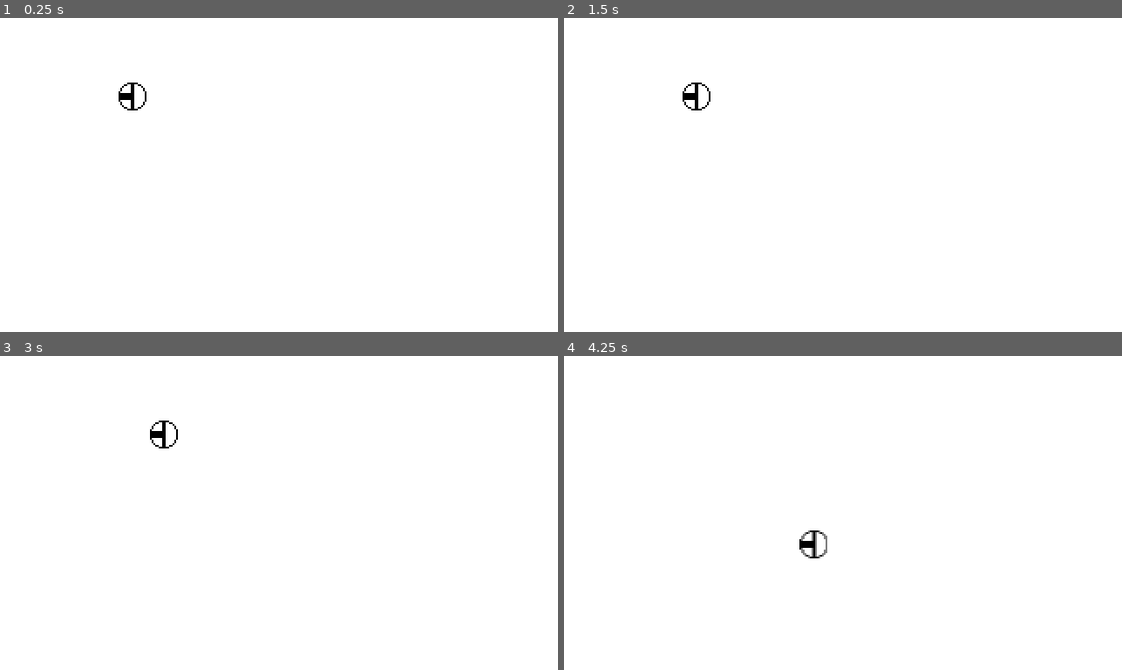
Above: before the commit, frames 1-4 (two rows, left to right).
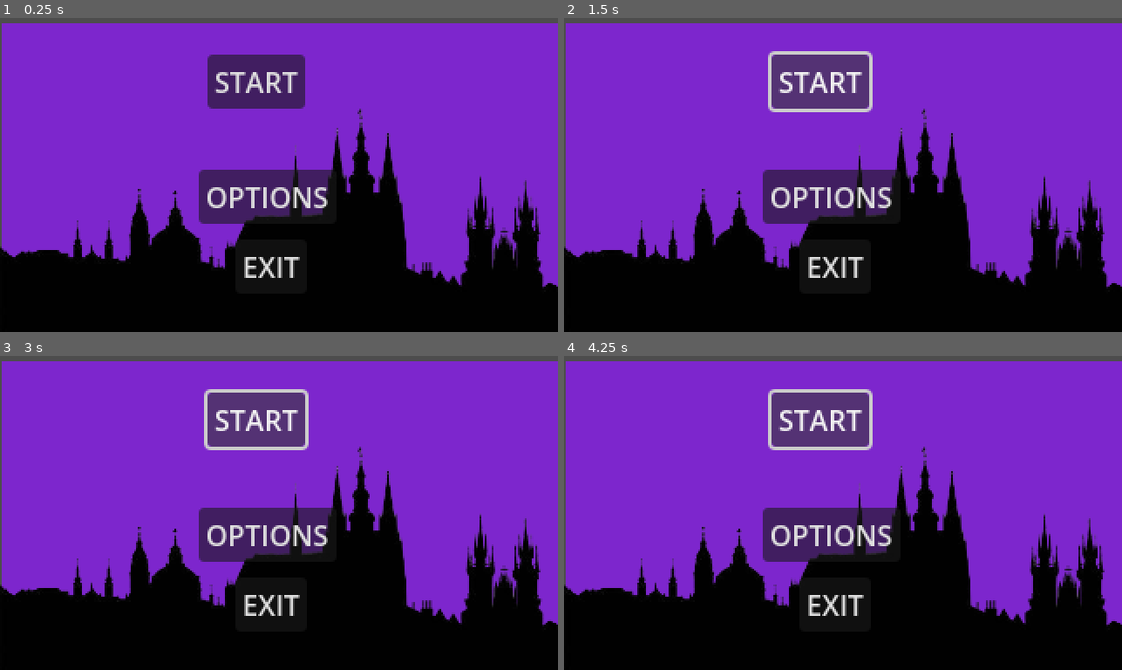
Above: after the commit, the same moments.

Repository: jarinjuan/ZizkovskaLajna
Game: Godot game, scene res://control.tscn
The game is run twice, just before and just after one commit, with the same random seed, the same clock (stepped at 60 frames per second) and the same inputs. Before the commit the project starts from res://room.tscn.
Inputs (mouse positions are in pixels of both pictures, inside the frame that each line leads up to):
- Up to frame 1 (0.25 s): no input
- Up to frame 2 (1.5 s): click (831, 196) at 0.5 s, where only the run after the commit has a clickable "OPTIONS"; click (820, 80) at 1.25 s, where only the run after the commit has a clickable "START"
- Up to frame 3 (3 s): click (256, 418) at 2 s, where only the run after the commit has a clickable "START"; tap Enter at 2.75 s; hold D (move_right) from 2.78 s (still down)
- Up to frame 4 (4.25 s): release D (move_right) at 3.53 s; hold S (move_down) from 3.53 s (still down)

The runs differ from the first frame. In frame 1, 100% of the frame differs, in the area x 0-100%, y 0-100%; in frame 2, 100%; in frame 3, 100%; in frame 4, 100%.

Commit message:
started starting menu

Diff:
--- /dev/null
+++ b/zizkovskalajna/control.tscn
@@ -0,0 +1,267 @@
+[gd_scene load_steps=53 format=3 uid="uid://cnhomkg2adfxi"]
+
+[ext_resource type="Texture2D" uid="uid://tm1ev5twn6yp" path="res://Assets/pragueSilhouette.png" id="1_0fbet"]
+[ext_resource type="Texture2D" uid="uid://d18vmhhyyfatc" path="res://Assets/Gradient background/gradient1.png" id="2_udbhq"]
+[ext_resource type="Texture2D" uid="uid://cku0oe4h4y1l0" path="res://Assets/Gradient background/gradient2.png" id="3_cgtu8"]
+[ext_resource type="Texture2D" uid="uid://u0v3fvh6vdgc" path="res://Assets/Gradient background/gradient3.png" id="4_8j0qy"]
+[ext_resource type="Texture2D" uid="uid://d4dneors2126m" path="res://Assets/Gradient background/gradient4.png" id="5_tedhf"]
+[ext_resource type="Texture2D" uid="uid://6m87h8i2ldei" path="res://Assets/Gradient background/gradient5.png" id="6_b6gc8"]
+[ext_resource type="Texture2D" uid="uid://01ifoiuryhqy" path="res://Assets/Gradient background/gradient6.png" id="7_amqs4"]
+[ext_resource type="Texture2D" uid="uid://dicjd73v6v4ne" path="res://Assets/Gradient background/gradient7.png" id="8_fegdf"]
+[ext_resource type="Texture2D" uid="uid://ifn3mqy317i5" path="res://Assets/Gradient background/gradient8.png" id="9_txpyq"]
+[ext_resource type="Texture2D" uid="uid://qqse2dedte55" path="res://Assets/Gradient background/gradient9.png" id="10_hvv3a"]
+[ext_resource type="Texture2D" uid="uid://bw82qjrkl3vte" path="res://Assets/Gradient background/gradient10.png" id="11_o4pox"]
+[ext_resource type="Texture2D" uid="uid://c5ye5vr0w61qg" path="res://Assets/Gradient background/gradient11.png" id="12_40q3o"]
+[ext_resource type="Texture2D" uid="uid://cq3kum1mnpyvh" path="res://Assets/Gradient background/gradient12.png" id="13_imgy0"]
+[ext_resource type="Texture2D" uid="uid://d05yhgr4jkn8y" path="res://Assets/Gradient background/gradient13.png" id="14_t5h34"]
+[ext_resource type="Texture2D" uid="uid://b8tfhh17i7djr" path="res://Assets/Gradient background/gradient14.png" id="15_lme8m"]
+[ext_resource type="Texture2D" uid="uid://dqiy3nlm0tgvx" path="res://Assets/Gradient background/gradient15.png" id="16_368e6"]
+[ext_resource type="Texture2D" uid="uid://ctbrg576pk62t" path="res://Assets/Gradient background/gradient16.png" id="17_f3g82"]
+[ext_resource type="Texture2D" uid="uid://bo20xkvsnmmck" path="res://Assets/Gradient background/gradient17.png" id="18_jl2n8"]
+[ext_resource type="Texture2D" uid="uid://bvjavmtklkeo" path="res://Assets/Gradient background/gradient18.png" id="19_ei7ay"]
+[ext_resource type="Texture2D" uid="uid://c121yug1cjach" path="res://Assets/Gradient background/gradient19.png" id="20_1tsie"]
+[ext_resource type="Texture2D" uid="uid://yxq32w52akwj" path="res://Assets/Gradient background/gradient20.png" id="21_tnoo1"]
+[ext_resource type="Texture2D" uid="uid://py5tveqfqq2c" path="res://Assets/Gradient background/gradient21.png" id="22_dxfpq"]
+[ext_resource type="Texture2D" uid="uid://dlrcfm7rpb8lh" path="res://Assets/Gradient background/gradient22.png" id="23_mj6vr"]
+[ext_resource type="Texture2D" uid="uid://bkijkn2ci3jeq" path="res://Assets/Gradient background/gradient23.png" id="24_ht2o7"]
+[ext_resource type="Texture2D" uid="uid://cbsfosrggxvgm" path="res://Assets/Gradient background/gradient24.png" id="25_t58nx"]
+[ext_resource type="Texture2D" uid="uid://dxgacvn4n6uey" path="res://Assets/Gradient background/gradient25.png" id="26_rjy8b"]
+[ext_resource type="Texture2D" uid="uid://cmd0eu3x1onep" path="res://Assets/Gradient background/gradient26.png" id="27_ojvp0"]
+[ext_resource type="Texture2D" uid="uid://k1y0bah8gfie" path="res://Assets/Gradient background/gradient27.png" id="28_cl67r"]
+[ext_resource type="Texture2D" uid="uid://ca5bksclajoab" path="res://Assets/Gradient background/gradient28.png" id="29_eo28v"]
+[ext_resource type="Texture2D" uid="uid://b0pkt4q27gce0" path="res://Assets/Gradient background/gradient29.png" id="30_0vtpd"]
+[ext_resource type="Texture2D" uid="uid://ddsty5m01udak" path="res://Assets/Gradient background/gradient30.png" id="31_4i8g1"]
+[ext_resource type="Texture2D" uid="uid://bhphe6ppx0rye" path="res://Assets/Gradient background/gradient31.png" id="32_xesbv"]
+[ext_resource type="Texture2D" uid="uid://cyh8ho1yjwj8j" path="res://Assets/Gradient background/gradient32.png" id="33_a4w23"]
+[ext_resource type="Texture2D" uid="uid://bsf024kf2pytu" path="res://Assets/Gradient background/gradient33.png" id="34_f221p"]
+[ext_resource type="Texture2D" uid="uid://1vy0ljauidtm" path="res://Assets/Gradient background/gradient34.png" id="35_p5674"]
+[ext_resource type="Texture2D" uid="uid://djwafget68vb8" path="res://Assets/Gradient background/gradient35.png" id="36_ha77m"]
+[ext_resource type="Texture2D" uid="uid://bmghjmx2elik4" path="res://Assets/Gradient background/gradient36.png" id="37_vd3g1"]
+[ext_resource type="Texture2D" uid="uid://dm247r8elyl6o" path="res://Assets/Gradient background/gradient37.png" id="38_vixuq"]
+[ext_resource type="Texture2D" uid="uid://gsdgxbb8vlg7" path="res://Assets/Gradient background/gradient38.png" id="39_2l1nv"]
+[ext_resource type="Texture2D" uid="uid://bupn7bllrwwhx" path="res://Assets/Gradient background/gradient39.png" id="40_iirst"]
+[ext_resource type="Texture2D" uid="uid://c5of42d1tlny6" path="res://Assets/Gradient background/gradient41.png" id="41_fu7xo"]
+[ext_resource type="Texture2D" uid="uid://buo1padd5bmk2" path="res://Assets/Gradient background/gradient40.png" id="42_gdml8"]
+[ext_resource type="Texture2D" uid="uid://d4nphx2q51o8j" path="res://Assets/Gradient background/gradient42.png" id="43_qlo5d"]
+[ext_resource type="Texture2D" uid="uid://d0egb2cbc4wjn" path="res://Assets/Gradient background/gradient43.png" id="44_7jgri"]
+[ext_resource type="Texture2D" uid="uid://b17nkfep1c84r" path="res://Assets/Gradient background/gradient44.png" id="45_d8apq"]
+[ext_resource type="Texture2D" uid="uid://bpu6ly2c1abuk" path="res://Assets/Gradient background/gradient45.png" id="46_8rxc3"]
+[ext_resource type="Texture2D" uid="uid://dmmjqkyislonl" path="res://Assets/Gradient background/gradient46.png" id="47_aq55q"]
+[ext_resource type="Texture2D" uid="uid://5etpinmixerm" path="res://Assets/Gradient background/gradient47.png" id="48_p2shu"]
+[ext_resource type="Texture2D" uid="uid://ciwgj7nuhl8m5" path="res://Assets/Gradient background/gradient48.png" id="49_spnvb"]
+[ext_resource type="Texture2D" uid="uid://bvq3xqy3cg245" path="res://Assets/Gradient background/gradient49.png" id="50_fei02"]
+[ext_resource type="Texture2D" uid="uid://y0xwkr5eoyl8" path="res://Assets/Gradient background/gradient50.png" id="51_0mupu"]
+
+[sub_resource type="SpriteFrames" id="SpriteFrames_qtu10"]
+animations = [{
+"frames": [{
+"duration": 1.0,
+"texture": ExtResource("2_udbhq")
+}, {
+"duration": 1.0,
+"texture": ExtResource("3_cgtu8")
+}, {
+"duration": 1.0,
+"texture": ExtResource("4_8j0qy")
+}, {
+"duration": 1.0,
+"texture": ExtResource("5_tedhf")
+}, {
+"duration": 1.0,
+"texture": ExtResource("6_b6gc8")
+}, {
+"duration": 1.0,
+"texture": ExtResource("7_amqs4")
+}, {
+"duration": 1.0,
+"texture": ExtResource("8_fegdf")
+}, {
+"duration": 1.0,
+"texture": ExtResource("9_txpyq")
+}, {
+"duration": 1.0,
+"texture": ExtResource("10_hvv3a")
+}, {
+"duration": 1.0,
+"texture": ExtResource("11_o4pox")
+}, {
+"duration": 1.0,
+"texture": ExtResource("12_40q3o")
+}, {
+"duration": 1.0,
+"texture": ExtResource("13_imgy0")
+}, {
+"duration": 1.0,
+"texture": ExtResource("14_t5h34")
+}, {
+"duration": 1.0,
+"texture": ExtResource("15_lme8m")
+}, {
+"duration": 1.0,
+"texture": ExtResource("15_lme8m")
+}, {
+"duration": 1.0,
+"texture": ExtResource("16_368e6")
+}, {
+"duration": 1.0,
+"texture": ExtResource("17_f3g82")
+}, {
+"duration": 1.0,
+"texture": ExtResource("18_jl2n8")
+}, {
+"duration": 1.0,
+"texture": ExtResource("19_ei7ay")
+}, {
+"duration": 1.0,
+"texture": ExtResource("20_1tsie")
+}, {
+"duration": 1.0,
+"texture": ExtResource("21_tnoo1")
+}, {
+"duration": 1.0,
+"texture": ExtResource("21_tnoo1")
+}, {
+"duration": 1.0,
+"texture": ExtResource("22_dxfpq")
+}, {
+"duration": 1.0,
+"texture": ExtResource("23_mj6vr")
+}, {
+"duration": 1.0,
+"texture": ExtResource("24_ht2o7")
+}, {
+"duration": 1.0,
+"texture": ExtResource("25_t58nx")
+}, {
+"duration": 1.0,
+"texture": ExtResource("26_rjy8b")
+}, {
+"duration": 1.0,
+"texture": ExtResource("27_ojvp0")
+}, {
+"duration": 1.0,
+"texture": ExtResource("28_cl67r")
+}, {
+"duration": 1.0,
+"texture": ExtResource("29_eo28v")
+}, {
+"duration": 1.0,
+"texture": ExtResource("30_0vtpd")
+}, {
+"duration": 1.0,
+"texture": ExtResource("31_4i8g1")
+}, {
+"duration": 1.0,
+"texture": ExtResource("32_xesbv")
+}, {
+"duration": 1.0,
+"texture": ExtResource("33_a4w23")
+}, {
+"duration": 1.0,
+"texture": ExtResource("34_f221p")
+}, {
+"duration": 1.0,
+"texture": ExtResource("35_p5674")
+}, {
+"duration": 1.0,
+"texture": ExtResource("36_ha77m")
+}, {
+"duration": 1.0,
+"texture": ExtResource("37_vd3g1")
+}, {
+"duration": 1.0,
+"texture": ExtResource("38_vixuq")
+}, {
+"duration": 1.0,
+"texture": ExtResource("39_2l1nv")
+}, {
+"duration": 1.0,
+"texture": ExtResource("40_iirst")
+}, {
+"duration": 1.0,
+"texture": ExtResource("41_fu7xo")
+}, {
+"duration": 1.0,
+"texture": ExtResource("42_gdml8")
+}, {
+"duration": 1.0,
+"texture": ExtResource("43_qlo5d")
+}, {
+"duration": 1.0,
+"texture": ExtResource("44_7jgri")
+}, {
+"duration": 1.0,
+"texture": ExtResource("45_d8apq")
+}, {
+"duration": 1.0,
+"texture": ExtResource("46_8rxc3")
+}, {
+"duration": 1.0,
+"texture": ExtResource("47_aq55q")
+}, {
+"duration": 1.0,
+"texture": ExtResource("48_p2shu")
+}, {
+"duration": 1.0,
+"texture": ExtResource("49_spnvb")
+}, {
+"duration": 1.0,
+"texture": ExtResource("50_fei02")
+}, {
+"duration": 1.0,
+"texture": ExtResource("51_0mupu")
+}],
+"loop": true,
+"name": &"default",
+"speed": 5.0
+}]
+
+[node name="Control" type="Control"]
+layout_mode = 3
+anchors_preset = 15
+anchor_right = 1.0
+anchor_bottom = 1.0
+grow_horizontal = 2
+grow_vertical = 2
+
+[node name="buttonStart" type="Button" parent="."]
+layout_mode = 0
+offset_left = 119.0
+offset_top = 21.0
+offset_right = 175.0
+offset_bottom = 52.0
+text = "START"
+
+[node name="buttonOptions" type="Button" parent="."]
+layout_mode = 0
+offset_left = 114.0
+offset_top = 87.0
+offset_right = 193.0
+offset_bottom = 118.0
+text = "OPTIONS"
+
+[node name="buttonExit" type="Button" parent="."]
+layout_mode = 0
+offset_left = 135.0
+offset_top = 127.0
+offset_right = 176.0
+offset_bottom = 158.0
+text = "EXIT"
+
+[node name="ParallaxBackground" type="ParallaxBackground" parent="."]
+
+[node name="ParallaxLayer" type="ParallaxLayer" parent="ParallaxBackground"]
+
+[node name="Sprite2D" type="Sprite2D" parent="ParallaxBackground/ParallaxLayer"]
+z_index = 1
+position = Vector2(160.25, 90.5)
+scale = Vector2(0.525327, 0.514368)
+texture = ExtResource("1_0fbet")
+
+[node name="ParallaxLayer2" type="ParallaxLayer" parent="ParallaxBackground"]
+
+[node name="AnimatedSprite2D" type="AnimatedSprite2D" parent="ParallaxBackground/ParallaxLayer2"]
+position = Vector2(160.5, 91.5)
+scale = Vector2(0.39875, 0.295)
+sprite_frames = SubResource("SpriteFrames_qtu10")
+frame_progress = 0.384769
--- a/zizkovskalajna/project.godot
+++ b/zizkovskalajna/project.godot
@@ -11,7 +11,7 @@
 [application]
 
 config/name="ZizkovskaLajna"
-run/main_scene="res://room.tscn"
+run/main_scene="uid://cnhomkg2adfxi"
 config/features=PackedStringArray("4.4", "GL Compatibility")
 config/icon="res://icon.svg"
 
Binary file added: zizkovskalajna/Assets/Gradient background/gradient1.png
Not shown, added: zizkovskalajna/Assets/Gradient background/gradient1.png.import
Binary file added: zizkovskalajna/Assets/Gradient background/gradient10.png
Not shown, added: zizkovskalajna/Assets/Gradient background/gradient10.png.import
Binary file added: zizkovskalajna/Assets/Gradient background/gradient11.png
Not shown, added: zizkovskalajna/Assets/Gradient background/gradient11.png.import
Binary file added: zizkovskalajna/Assets/Gradient background/gradient12.png
Not shown, added: zizkovskalajna/Assets/Gradient background/gradient12.png.import
Binary file added: zizkovskalajna/Assets/Gradient background/gradient13.png
Not shown, added: zizkovskalajna/Assets/Gradient background/gradient13.png.import
Binary file added: zizkovskalajna/Assets/Gradient background/gradient14.png
Not shown, added: zizkovskalajna/Assets/Gradient background/gradient14.png.import
(and 91 more such lines)
